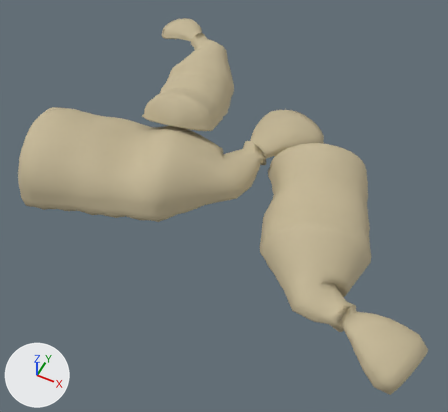
Renders of the Blender file blender/B1/sacks.blend from each side of a commit.
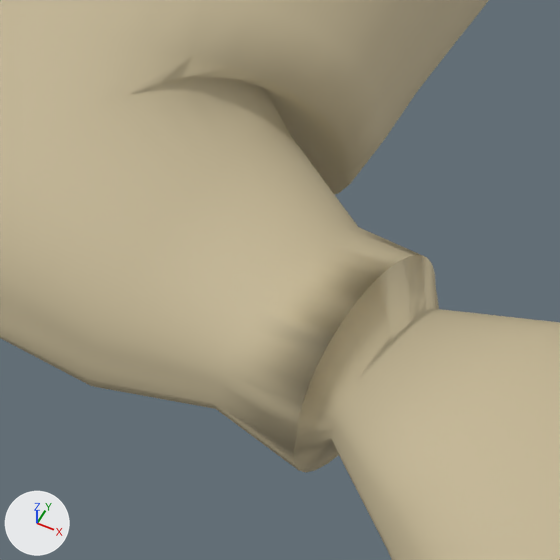
The first picture shows the older version from a camera (50 mm lens) standing at (0.842, -1.241, 1.506) and looking at (0.258, -0.072, 0.044). The close-ups show the older and then the newer version on the part from 67% to 83% of the width and 66% to 83% of the height of that picture. Only the edits that show in the close-ups are written down. Every picture has the same lights, and +X, +Y and +Z are marked at lower left.

The first close-up shows 'sacks'.
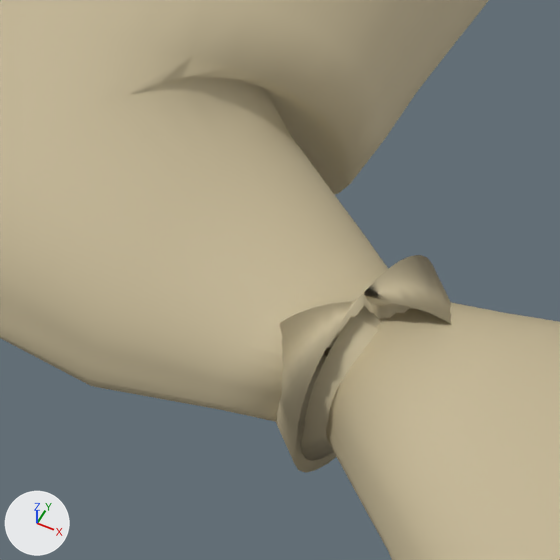
The change, as a list of edits to the scene's bpy script:
```text
Change me_sacks:
    used by ob_sacks; location = (0.0, 0.0, 0.0)
    remove me_sacks.from_pydata(...)  # 3950 vertices, 4046 faces; spans x -0.426..0.958, y -0.453..0.568, z 0.0..0.289
    add me_sacks.from_pydata(...)  # 4256 vertices, 4352 faces; spans x -0.426..0.958, y -0.453..0.568, z 0.0..0.289
    me_sacks part 1: 34 vertices moved from x 0.742..0.76, y -0.346..-0.286, z 0.072..0.101 to x 0.735..0.752, y -0.34..-0.288, z 0.06..0.11; 34 vertices removed from x 0.731..0.757, y -0.354..-0.275, z 0.046..0.124; 136 vertices added at x 0.709..0.78, y -0.35..-0.279, z 0.05..0.121
    other edits to the shape of me_sacks do not show in these pictures
```

Changed parts and their boxes (x1, y1, x2, y2) in the close-ups (560 x 560 px):
part 1 of me_sacks, reshaped
    before: (293, 255, 560, 550)
    after: (213, 226, 560, 550)
